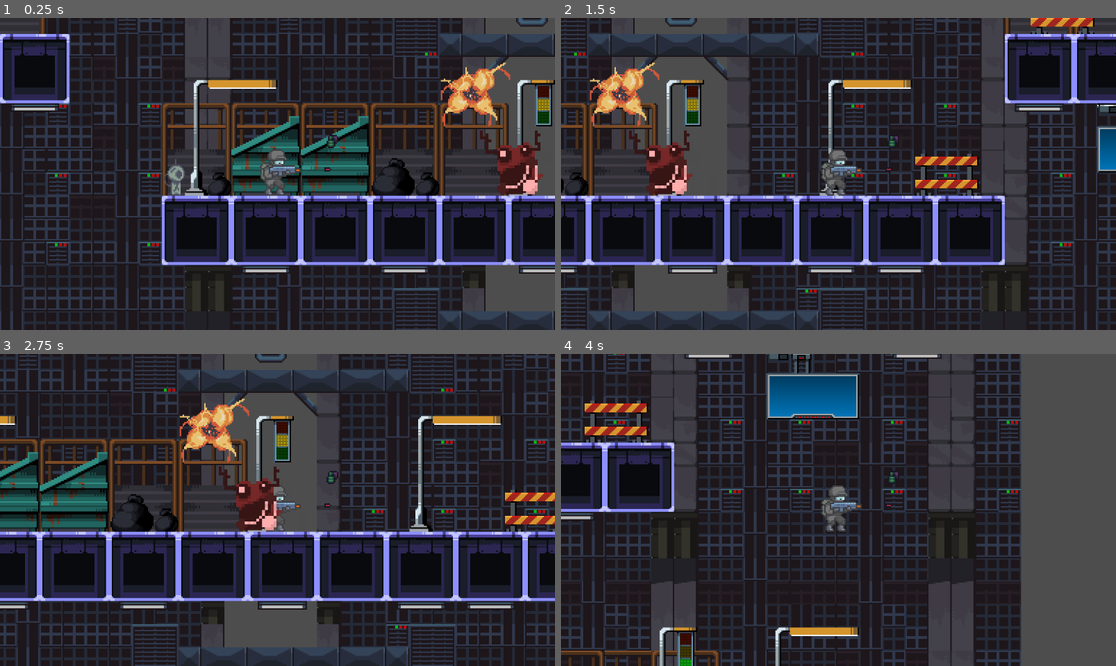
Above: before the commit, frames 1-4 (two rows, left to right).
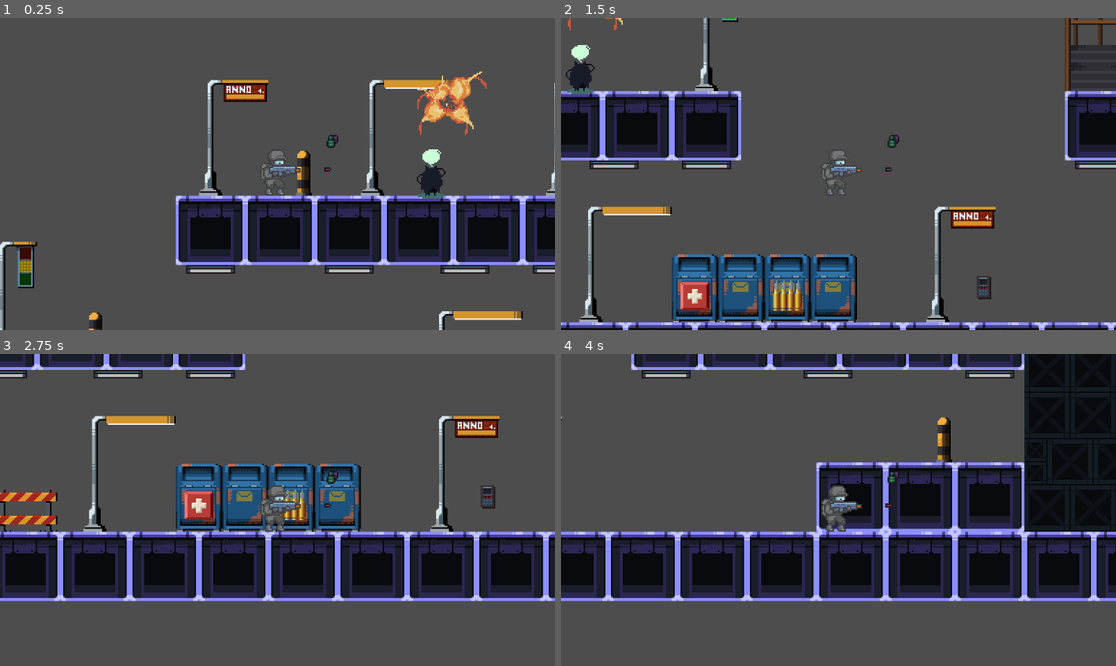
Above: after the commit, the same moments.

Repository: MaoZ3/Malentretenido
Game: Godot game, scene res://escenas/wordl.tscn
The game is run twice, just before and just after one commit, with the same random seed, the same clock (stepped at 60 frames per second) and the same inputs.
Inputs:
- Up to frame 1 (0.25 s): no input
- Up to frame 2 (1.5 s): tap Enter (ui_accept) at 0.5, 0.77 s; hold Right (ui_right) from 0.53 s (still down)
- Up to frame 3 (2.75 s): tap Enter (ui_accept) at 1.52 s; release Right (ui_right) at 2.03 s; hold Left (ui_left) from 2.03 s (still down)
- Up to frame 4 (4 s): release Left (ui_left) at 2.78 s; hold Right (ui_right) from 2.78 s (still down); tap Enter (ui_accept) at 3.02, 3.77 s

The runs differ from the first frame. In frame 1, 81% of the frame differs, in the area x 0-100%, y 0-100%; in frame 2, 87%; in frame 3, 80%; in frame 4, 76%.

Commit message:
stormhead
add sprite

Diff:
--- /dev/null
+++ b/Malentretenido/escenas/storm_head.tscn
@@ -0,0 +1,410 @@
+[gd_scene load_steps=59 format=3 uid="uid://c2fxd5j622sgi"]
+
+[ext_resource type="Texture2D" uid="uid://cj6mv8feyhsyp" path="res://assets/stormhead/idle.png" id="1_gh5wc"]
+[ext_resource type="Texture2D" uid="uid://cmn3g7lfekm35" path="res://assets/stormhead/attack.png" id="1_wh060"]
+[ext_resource type="Texture2D" uid="uid://dy4e6xjsuc27p" path="res://assets/stormhead/death.png" id="2_0fx7r"]
+[ext_resource type="Texture2D" uid="uid://db0f84mbsg8it" path="res://assets/stormhead/run.png" id="3_nt8ph"]
+[ext_resource type="Texture2D" uid="uid://81kja6lao1u7" path="res://assets/stormhead/damaged.png" id="4_unwjp"]
+
+[sub_resource type="CapsuleShape2D" id="CapsuleShape2D_ri0b7"]
+height = 34.0
+
+[sub_resource type="AtlasTexture" id="AtlasTexture_6815w"]
+atlas = ExtResource("1_wh060")
+region = Rect2(0, 0, 119, 124)
+
+[sub_resource type="AtlasTexture" id="AtlasTexture_47u78"]
+atlas = ExtResource("1_wh060")
+region = Rect2(0, 124, 119, 124)
+
+[sub_resource type="AtlasTexture" id="AtlasTexture_60dyp"]
+atlas = ExtResource("1_wh060")
+region = Rect2(0, 248, 119, 124)
+
+[sub_resource type="AtlasTexture" id="AtlasTexture_cilyd"]
+atlas = ExtResource("1_wh060")
+region = Rect2(0, 372, 119, 124)
+
+[sub_resource type="AtlasTexture" id="AtlasTexture_e04gv"]
+atlas = ExtResource("1_wh060")
+region = Rect2(0, 496, 119, 124)
+
+[sub_resource type="AtlasTexture" id="AtlasTexture_k2hmj"]
+atlas = ExtResource("1_wh060")
+region = Rect2(0, 620, 119, 124)
+
+[sub_resource type="AtlasTexture" id="AtlasTexture_iffhg"]
+atlas = ExtResource("1_wh060")
+region = Rect2(0, 744, 119, 124)
+
+[sub_resource type="AtlasTexture" id="AtlasTexture_bsg0g"]
+atlas = ExtResource("1_wh060")
+region = Rect2(0, 868, 119, 124)
+
+[sub_resource type="AtlasTexture" id="AtlasTexture_2tgdl"]
+atlas = ExtResource("1_wh060")
+region = Rect2(0, 992, 119, 124)
+
+[sub_resource type="AtlasTexture" id="AtlasTexture_ryr5q"]
+atlas = ExtResource("1_wh060")
+region = Rect2(0, 1116, 119, 124)
+
+[sub_resource type="AtlasTexture" id="AtlasTexture_0bxye"]
+atlas = ExtResource("1_wh060")
+region = Rect2(0, 1240, 119, 124)
+
+[sub_resource type="AtlasTexture" id="AtlasTexture_h2mgk"]
+atlas = ExtResource("1_wh060")
+region = Rect2(0, 1364, 119, 124)
+
+[sub_resource type="AtlasTexture" id="AtlasTexture_5nbk1"]
+atlas = ExtResource("1_wh060")
+region = Rect2(0, 1488, 119, 124)
+
+[sub_resource type="AtlasTexture" id="AtlasTexture_0vsk4"]
+atlas = ExtResource("1_wh060")
+region = Rect2(0, 1612, 119, 124)
+
+[sub_resource type="AtlasTexture" id="AtlasTexture_2s7pg"]
+atlas = ExtResource("1_wh060")
+region = Rect2(0, 1736, 119, 124)
+
+[sub_resource type="AtlasTexture" id="AtlasTexture_5m2xo"]
+atlas = ExtResource("1_wh060")
+region = Rect2(0, 1860, 119, 124)
+
+[sub_resource type="AtlasTexture" id="AtlasTexture_tnmx8"]
+atlas = ExtResource("1_wh060")
+region = Rect2(0, 1984, 119, 124)
+
+[sub_resource type="AtlasTexture" id="AtlasTexture_j3s73"]
+atlas = ExtResource("1_wh060")
+region = Rect2(0, 2108, 119, 124)
+
+[sub_resource type="AtlasTexture" id="AtlasTexture_0uh3m"]
+atlas = ExtResource("1_wh060")
+region = Rect2(0, 2232, 119, 124)
+
+[sub_resource type="AtlasTexture" id="AtlasTexture_87h22"]
+atlas = ExtResource("1_wh060")
+region = Rect2(0, 2356, 119, 124)
+
+[sub_resource type="AtlasTexture" id="AtlasTexture_be20l"]
+atlas = ExtResource("1_wh060")
+region = Rect2(0, 2480, 119, 124)
+
+[sub_resource type="AtlasTexture" id="AtlasTexture_nhi56"]
+atlas = ExtResource("2_0fx7r")
+region = Rect2(0, 0, 119, 124)
+
+[sub_resource type="AtlasTexture" id="AtlasTexture_pa4ww"]
+atlas = ExtResource("2_0fx7r")
+region = Rect2(0, 124, 119, 124)
+
+[sub_resource type="AtlasTexture" id="AtlasTexture_axf5k"]
+atlas = ExtResource("2_0fx7r")
+region = Rect2(0, 248, 119, 124)
+
+[sub_resource type="AtlasTexture" id="AtlasTexture_i01uq"]
+atlas = ExtResource("2_0fx7r")
+region = Rect2(0, 372, 119, 124)
+
+[sub_resource type="AtlasTexture" id="AtlasTexture_hknpk"]
+atlas = ExtResource("2_0fx7r")
+region = Rect2(0, 496, 119, 124)
+
+[sub_resource type="AtlasTexture" id="AtlasTexture_0ca4y"]
+atlas = ExtResource("2_0fx7r")
+region = Rect2(0, 620, 119, 124)
+
+[sub_resource type="AtlasTexture" id="AtlasTexture_cepid"]
+atlas = ExtResource("2_0fx7r")
+region = Rect2(0, 744, 119, 124)
+
+[sub_resource type="AtlasTexture" id="AtlasTexture_w8emt"]
+atlas = ExtResource("2_0fx7r")
+region = Rect2(0, 868, 119, 124)
+
+[sub_resource type="AtlasTexture" id="AtlasTexture_2f2mv"]
+atlas = ExtResource("2_0fx7r")
+region = Rect2(0, 992, 119, 124)
+
+[sub_resource type="AtlasTexture" id="AtlasTexture_n74ao"]
+atlas = ExtResource("1_gh5wc")
+region = Rect2(0, 0, 119, 124)
+
+[sub_resource type="AtlasTexture" id="AtlasTexture_lx5tl"]
+atlas = ExtResource("1_gh5wc")
+region = Rect2(0, 124, 119, 124)
+
+[sub_resource type="AtlasTexture" id="AtlasTexture_thcs2"]
+atlas = ExtResource("1_gh5wc")
+region = Rect2(0, 248, 119, 124)
+
+[sub_resource type="AtlasTexture" id="AtlasTexture_up3em"]
+atlas = ExtResource("1_gh5wc")
+region = Rect2(0, 372, 119, 124)
+
+[sub_resource type="AtlasTexture" id="AtlasTexture_knssg"]
+atlas = ExtResource("1_gh5wc")
+region = Rect2(0, 496, 119, 124)
+
+[sub_resource type="AtlasTexture" id="AtlasTexture_k07jo"]
+atlas = ExtResource("1_gh5wc")
+region = Rect2(0, 620, 119, 124)
+
+[sub_resource type="AtlasTexture" id="AtlasTexture_51or7"]
+atlas = ExtResource("1_gh5wc")
+region = Rect2(0, 744, 119, 124)
+
+[sub_resource type="AtlasTexture" id="AtlasTexture_6bawo"]
+atlas = ExtResource("1_gh5wc")
+region = Rect2(0, 868, 119, 124)
+
+[sub_resource type="AtlasTexture" id="AtlasTexture_mbaux"]
+atlas = ExtResource("1_gh5wc")
+region = Rect2(0, 992, 119, 124)
+
+[sub_resource type="AtlasTexture" id="AtlasTexture_6cdpb"]
+atlas = ExtResource("4_unwjp")
+region = Rect2(0, 0, 119, 124)
+
+[sub_resource type="AtlasTexture" id="AtlasTexture_o16ry"]
+atlas = ExtResource("4_unwjp")
+region = Rect2(0, 124, 119, 124)
+
+[sub_resource type="AtlasTexture" id="AtlasTexture_x3w3m"]
+atlas = ExtResource("3_nt8ph")
+region = Rect2(0, 0, 119, 124)
+
+[sub_resource type="AtlasTexture" id="AtlasTexture_oadi2"]
+atlas = ExtResource("3_nt8ph")
+region = Rect2(0, 124, 119, 124)
+
+[sub_resource type="AtlasTexture" id="AtlasTexture_48731"]
+atlas = ExtResource("3_nt8ph")
+region = Rect2(0, 248, 119, 124)
+
+[sub_resource type="AtlasTexture" id="AtlasTexture_fnx6b"]
+atlas = ExtResource("3_nt8ph")
+region = Rect2(0, 372, 119, 124)
+
+[sub_resource type="AtlasTexture" id="AtlasTexture_0nq58"]
+atlas = ExtResource("3_nt8ph")
+region = Rect2(0, 496, 119, 124)
+
+[sub_resource type="AtlasTexture" id="AtlasTexture_0y01g"]
+atlas = ExtResource("3_nt8ph")
+region = Rect2(0, 620, 119, 124)
+
+[sub_resource type="AtlasTexture" id="AtlasTexture_3se67"]
+atlas = ExtResource("3_nt8ph")
+region = Rect2(0, 744, 119, 124)
+
+[sub_resource type="AtlasTexture" id="AtlasTexture_k6l6o"]
+atlas = ExtResource("3_nt8ph")
+region = Rect2(0, 868, 119, 124)
+
+[sub_resource type="AtlasTexture" id="AtlasTexture_oekui"]
+atlas = ExtResource("3_nt8ph")
+region = Rect2(0, 992, 119, 124)
+
+[sub_resource type="AtlasTexture" id="AtlasTexture_ssff4"]
+atlas = ExtResource("3_nt8ph")
+region = Rect2(0, 1116, 119, 124)
+
+[sub_resource type="SpriteFrames" id="SpriteFrames_ap58q"]
+animations = [{
+"frames": [{
+"duration": 1.0,
+"texture": SubResource("AtlasTexture_6815w")
+}, {
+"duration": 1.0,
+"texture": SubResource("AtlasTexture_47u78")
+}, {
+"duration": 1.0,
+"texture": SubResource("AtlasTexture_60dyp")
+}, {
+"duration": 1.0,
+"texture": SubResource("AtlasTexture_cilyd")
+}, {
+"duration": 1.0,
+"texture": SubResource("AtlasTexture_e04gv")
+}, {
+"duration": 1.0,
+"texture": SubResource("AtlasTexture_k2hmj")
+}, {
+"duration": 1.0,
+"texture": SubResource("AtlasTexture_iffhg")
+}, {
+"duration": 1.0,
+"texture": SubResource("AtlasTexture_bsg0g")
+}, {
+"duration": 1.0,
+"texture": SubResource("AtlasTexture_2tgdl")
+}, {
+"duration": 1.0,
+"texture": SubResource("AtlasTexture_ryr5q")
+}, {
+"duration": 1.0,
+"texture": SubResource("AtlasTexture_0bxye")
+}, {
+"duration": 1.0,
+"texture": SubResource("AtlasTexture_h2mgk")
+}, {
+"duration": 1.0,
+"texture": SubResource("AtlasTexture_5nbk1")
+}, {
+"duration": 1.0,
+"texture": SubResource("AtlasTexture_0vsk4")
+}, {
+"duration": 1.0,
+"texture": SubResource("AtlasTexture_2s7pg")
+}, {
+"duration": 1.0,
+"texture": SubResource("AtlasTexture_5m2xo")
+}, {
+"duration": 1.0,
+"texture": SubResource("AtlasTexture_tnmx8")
+}, {
+"duration": 1.0,
+"texture": SubResource("AtlasTexture_j3s73")
+}, {
+"duration": 1.0,
+"texture": SubResource("AtlasTexture_0uh3m")
+}, {
+"duration": 1.0,
+"texture": SubResource("AtlasTexture_87h22")
+}, {
+"duration": 1.0,
+"texture": SubResource("AtlasTexture_be20l")
+}],
+"loop": true,
+"name": &"attac",
+"speed": 5.0
+}, {
+"frames": [{
+"duration": 1.0,
+"texture": SubResource("AtlasTexture_nhi56")
+}, {
+"duration": 1.0,
+"texture": SubResource("AtlasTexture_pa4ww")
+}, {
+"duration": 1.0,
+"texture": SubResource("AtlasTexture_axf5k")
+}, {
+"duration": 1.0,
+"texture": SubResource("AtlasTexture_i01uq")
+}, {
+"duration": 1.0,
+"texture": SubResource("AtlasTexture_hknpk")
+}, {
+"duration": 1.0,
+"texture": SubResource("AtlasTexture_0ca4y")
+}, {
+"duration": 1.0,
+"texture": SubResource("AtlasTexture_cepid")
+}, {
+"duration": 1.0,
+"texture": SubResource("AtlasTexture_w8emt")
+}, {
+"duration": 1.0,
+"texture": SubResource("AtlasTexture_2f2mv")
+}],
+"loop": true,
+"name": &"death",
+"speed": 5.0
+}, {
+"frames": [{
+"duration": 1.0,
+"texture": SubResource("AtlasTexture_n74ao")
+}, {
+"duration": 1.0,
+"texture": SubResource("AtlasTexture_lx5tl")
+}, {
+"duration": 1.0,
+"texture": SubResource("AtlasTexture_thcs2")
+}, {
+"duration": 1.0,
+"texture": SubResource("AtlasTexture_up3em")
+}, {
+"duration": 1.0,
+"texture": SubResource("AtlasTexture_knssg")
+}, {
+"duration": 1.0,
+"texture": SubResource("AtlasTexture_k07jo")
+}, {
+"duration": 1.0,
+"texture": SubResource("AtlasTexture_51or7")
+}, {
+"duration": 1.0,
+"texture": SubResource("AtlasTexture_6bawo")
+}, {
+"duration": 1.0,
+"texture": SubResource("AtlasTexture_mbaux")
+}],
+"loop": true,
+"name": &"idle",
+"speed": 5.0
+}, {
+"frames": [{
+"duration": 1.0,
+"texture": SubResource("AtlasTexture_6cdpb")
+}, {
+"duration": 1.0,
+"texture": SubResource("AtlasTexture_o16ry")
+}],
+"loop": true,
+"name": &"new_animation",
+"speed": 5.0
+}, {
+"frames": [{
+"duration": 1.0,
+"texture": SubResource("AtlasTexture_x3w3m")
+}, {
+"duration": 1.0,
+"texture": SubResource("AtlasTexture_oadi2")
+}, {
+"duration": 1.0,
+"texture": SubResource("AtlasTexture_48731")
+}, {
+"duration": 1.0,
+"texture": SubResource("AtlasTexture_fnx6b")
+}, {
+"duration": 1.0,
+"texture": SubResource("AtlasTexture_0nq58")
+}, {
+"duration": 1.0,
+"texture": SubResource("AtlasTexture_0y01g")
+}, {
+"duration": 1.0,
+"texture": SubResource("AtlasTexture_3se67")
+}, {
+"duration": 1.0,
+"texture": SubResource("AtlasTexture_k6l6o")
+}, {
+"duration": 1.0,
+"texture": SubResource("AtlasTexture_oekui")
+}, {
+"duration": 1.0,
+"texture": SubResource("AtlasTexture_ssff4")
+}],
+"loop": true,
+"name": &"run",
+"speed": 5.0
+}]
+
+[node name="StormHead" type="Node2D"]
+
+[node name="Area2D" type="Area2D" parent="."]
+
+[node name="CollisionShape2D" type="CollisionShape2D" parent="Area2D"]
+visible = false
+shape = SubResource("CapsuleShape2D_ri0b7")
+
+[node name="AnimatedSprite2D" type="AnimatedSprite2D" parent="."]
+texture_filter = 1
+sprite_frames = SubResource("SpriteFrames_ap58q")
+animation = &"attac"
+frame_progress = 0.839841
+offset = Vector2(6, -45)
--- a/Malentretenido/escenas/tile.tscn
+++ b/Malentretenido/escenas/tile.tscn
@@ -1824,6 +1824,7 @@
 tile_set = SubResource("TileSet_05v36")
 format = 2
 layer_0/name = "capa 0"
+layer_0/enabled = false
 layer_0/tile_data = PackedInt32Array(2293806, 983042, 0, 2359342, 983042, 1, 2424878, 983042, 2, 2293807, 1048578, 0, 2 …(46178 unchanged characters)…
 layer_1/name = "capa 1"
 layer_1/tile_data = PackedInt32Array(2490368, 131072, 4, 2555904, 131072, 5, 2621440, 131072, 6, 2490369, 196608, 4, 25 …(15679 unchanged characters)…
--- a/Malentretenido/escenas/wordl.tscn
+++ b/Malentretenido/escenas/wordl.tscn
@@ -14,6 +14,7 @@
 [ext_resource type="Script" path="res://script/explosion.gd" id="12_cytp5"]
 [ext_resource type="PackedScene" uid="uid://bpea2y2t11r1s" path="res://escenas/droid.tscn" id="13_lfd3g"]
 [ext_resource type="Script" path="res://script/droid.gd" id="14_1ssea"]
+[ext_resource type="PackedScene" uid="uid://c2fxd5j622sgi" path="res://escenas/storm_head.tscn" id="15_v2llh"]
 
 [node name="Wordl" type="Node2D"]
 script = ExtResource("1_73qki")
@@ -22,7 +23,7 @@
 
 [node name="Imposor" parent="." instance=ExtResource("4_uuold")]
 top_level = true
-position = Vector2(512, 223)
+position = Vector2(342, 436)
 
 [node name="TilesBackgrounds" parent="." instance=ExtResource("3_ge86g")]
 
@@ -45,9 +46,12 @@
 
 [node name="explosion" parent="." instance=ExtResource("8_p3iv6")]
 top_level = true
-position = Vector2(646, 166)
+position = Vector2(460, 380)
 script = ExtResource("12_cytp5")
 
 [node name="Droid" parent="." instance=ExtResource("13_lfd3g")]
 position = Vector2(442, 230)
 script = ExtResource("14_1ssea")
+
+[node name="StormHead" parent="." instance=ExtResource("15_v2llh")]
+position = Vector2(449, 433)
Binary file added: Malentretenido/assets/stormhead/StormHead.aseprite
Binary file added: Malentretenido/assets/stormhead/attack.png
Not shown, added: Malentretenido/assets/stormhead/attack.png.import
Binary file added: Malentretenido/assets/stormhead/damaged.png
Not shown, added: Malentretenido/assets/stormhead/damaged.png.import
Binary file added: Malentretenido/assets/stormhead/death.png
Not shown, added: Malentretenido/assets/stormhead/death.png.import
Binary file added: Malentretenido/assets/stormhead/idle.png
Not shown, added: Malentretenido/assets/stormhead/idle.png.import
Binary file added: Malentretenido/assets/stormhead/run.png
Not shown, added: Malentretenido/assets/stormhead/run.png.import
Not shown: 1 places in Malentretenido/escenas/wordl.tscn that only renumber resources
